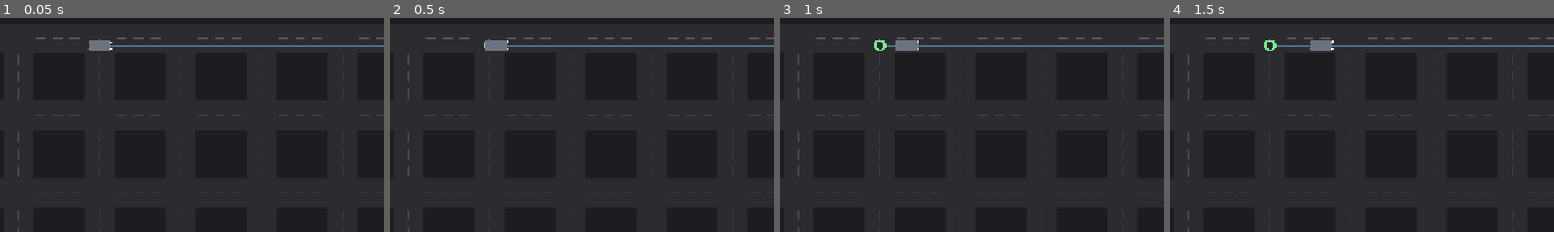
Above: before the commit, frames 1-4 (left to right).
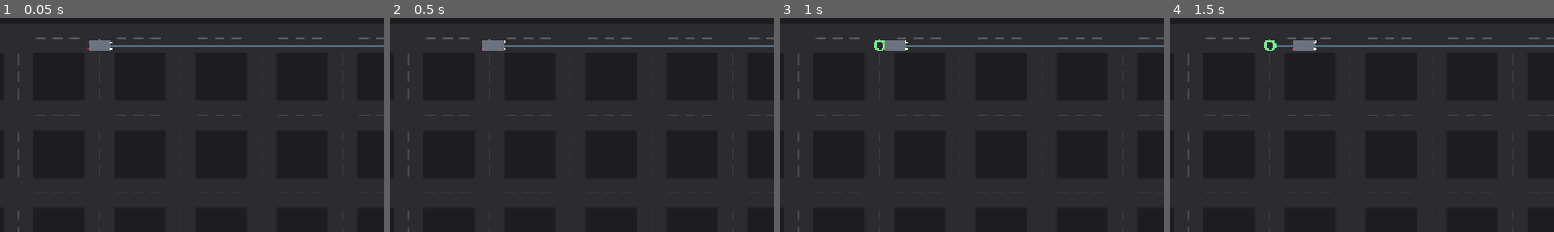
Above: after the commit, the same moments.

Repository: kristofsw/city-traffic-sim
Game: Godot game, scene res://scenes/main.tscn
Two runs of this game, one before a commit and one after it. Both use one fixed random seed, a clock stepped at 60 frames per second and the inputs below.
Inputs (mouse positions are % of the whole screen's width and height, from its top left):
- Up to frame 1 (0.05 s): no input
- Up to frame 2 (0.5 s): no input
- Up to frame 3 (1 s): tap Enter at 0.5 s; move the mouse to (72, 45) at 0.52 s; hold Shift from 0.53 s (still down); click (72, 45) at 0.67 s
- Up to frame 4 (1.5 s): release Shift at 1.25 s; tap Space at 1.25 s; drag from (30, 55) to (45, 70) at 1.27 s
The pictures show only the part of the screen within x 21-71%, y 0-50%; the shares and areas given below are measured in that part.

Frame 1 is identical in both runs. In frame 2, less than 0.1% of the frame differs, in the area x 23-31%, y 10-16%; in frame 3, 0.3%; in frame 4, 0.5%, in the area x 31-43%, y 10-16%.

Commit message:
chore: tune vehicle speed/accel/decel to final feel
User-tuned values in scenes/vehicle.tscn for a more soothing pace:
- accel_rate 90 -> 50 (gentler spool-up)
- decel_rate 130 -> 120 (slightly gentler brake)
- decel_distance 120 -> 90 (brake a bit later, still smooth)
- min_turn_speed_ratio 0.25 -> 0.3 (slightly higher corner floor)
- turn_look_ahead 60 -> 50 (tighter look-ahead window)

max_speed (80) and turn_slowdown_factor (0.5) unchanged -- Godot dropped
them from the scene because they match the script @export defaults, so
they still apply at runtime. README config table synced to the new values.

Scene file also re-saved by the Godot editor (real UIDs, unique_id on the
node, dropped properties equal to script defaults) -- all standard.

Diff:
--- a/scenes/vehicle.tscn
+++ b/scenes/vehicle.tscn
@@ -1,18 +1,11 @@
-[gd_scene load_steps=2 format=3 uid="uid://vehicle0scene"]
+[gd_scene format=3 uid="uid://b2f5ebsqyb0uk"]
 
-[ext_resource type="Script" path="res://scripts/vehicle_controller.gd" id="1_vehicle"]
+[ext_resource type="Script" uid="uid://b8vgypjtd8rxp" path="res://scripts/vehicle_controller.gd" id="1_vehicle"]
 
-[node name="Vehicle" type="Node2D"]
+[node name="Vehicle" type="Node2D" unique_id=720955194]
 script = ExtResource("1_vehicle")
-max_speed = 80.0
-accel_rate = 90.0
-decel_rate = 130.0
-decel_distance = 120.0
-turn_slowdown_factor = 0.5
-min_turn_speed_ratio = 0.25
-turn_look_ahead = 60.0
-snap_distance = 5.0
-snap_speed_threshold = 15.0
-lane_offset = 12.0
-turn_radius = 22.0
-debug_lane = false
+accel_rate = 50.0
+decel_rate = 120.0
+decel_distance = 90.0
+min_turn_speed_ratio = 0.3
+turn_look_ahead = 50.0
Not shown, changed: README.md
